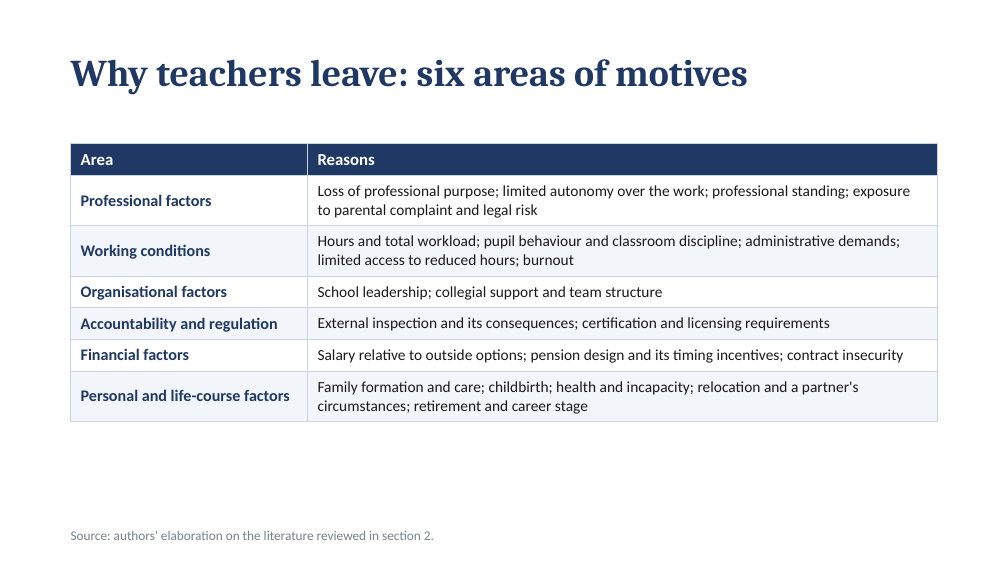
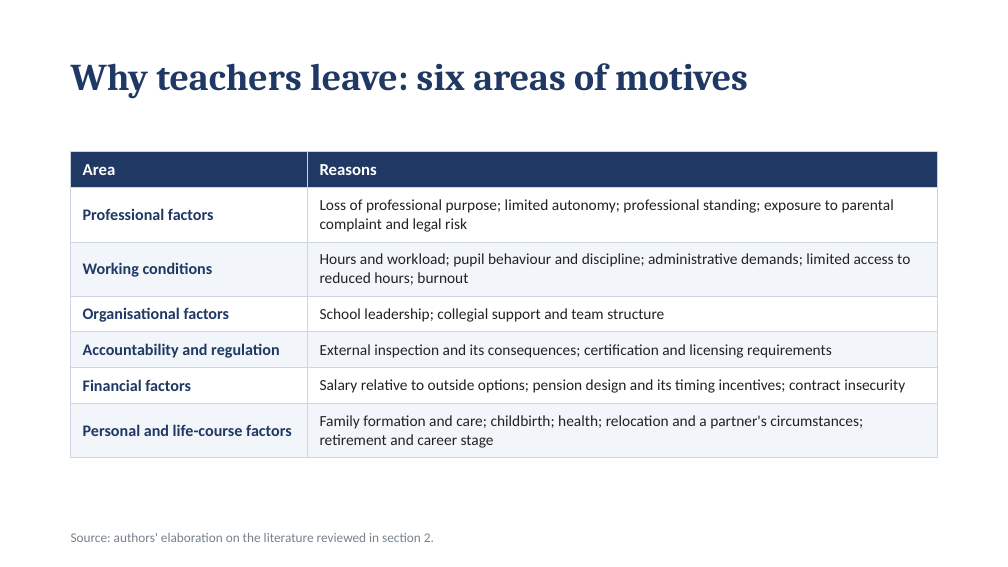
Before and after one commit to jedr1-ship-it/Former-Teachers, a slide deck: slide 3 of Former_Teachers_key_messages.pptx. Drawn at 1008x567 pixels with LibreOffice and Linux fonts; fonts in the diff are those of the drawing. Boxes give left, top, right and bottom in pixels: in the first picture for what was removed or moved away, otherwise in the second. Text is boxed around its words. In the diff, an @@ line names an element or a change of style, - is before the commit and + after.

```diff
--- a/Former_Teachers_key_messages.pptx
+++ b/Former_Teachers_key_messages.pptx
@@ text "Why teachers leave: six areas ...": place and size @@
-text "Why teachers leave: six areas ..." at [71, 59, 748, 94]
+text "Why teachers leave: six areas ..." at [71, 63, 748, 98]
@@ table at [71, 151, 937, 452] @@
-row 2, column 2: Loss of professional purpose; limited autonomy over the work; professional standing; exposure to parental complaint and legal risk
+row 2, column 2: Loss of professional purpose; limited autonomy; professional standing; exposure to parental complaint and legal risk
-row 3, column 2: Hours and total workload; pupil behaviour and classroom discipline; administrative demands; limited access to reduced hours; burnout
+row 3, column 2: Hours and workload; pupil behaviour and discipline; administrative demands; limited access to reduced hours; burnout
-row 7, column 2: Family formation and care; childbirth; health and incapacity; relocation and a partner's circumstances; retirement and career stage
+row 7, column 2: Family formation and care; childbirth; health; relocation and a partner's circumstances; retirement and career stage
@@ text colour #1A1A1A to #222222 in "School leadership; collegial support and team structure", "External inspection and its consequences; certification and ...", "Salary relative to outside options; pension design ..." @@
@@ borders changed @@
@@ table: place and size @@
-table at [71, 143, 937, 418]
+table at [71, 151, 937, 452]
```
Also in this commit, not shown: 3 other slides changed, 2 slides added, 3 slides removed.
